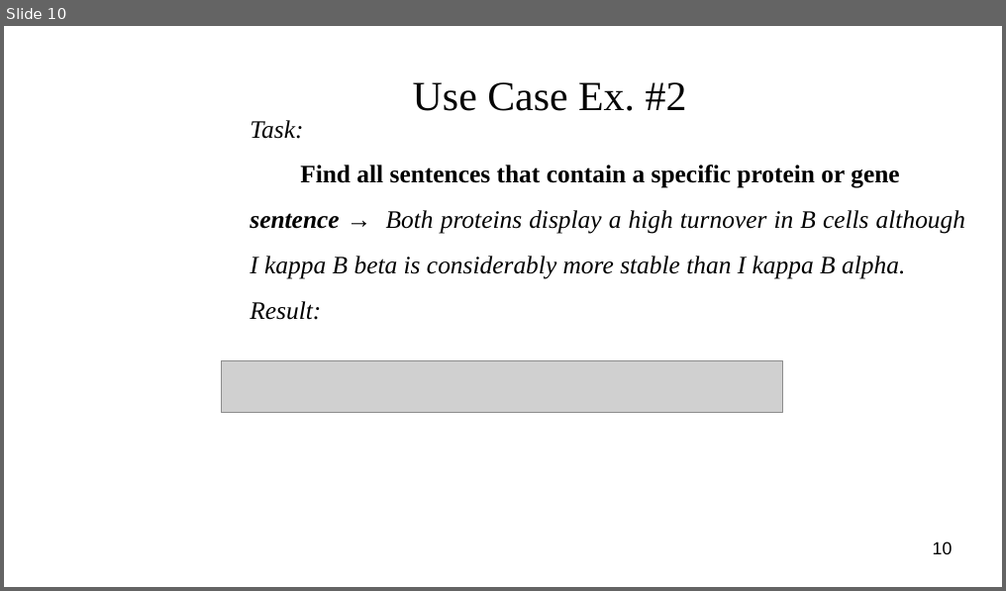
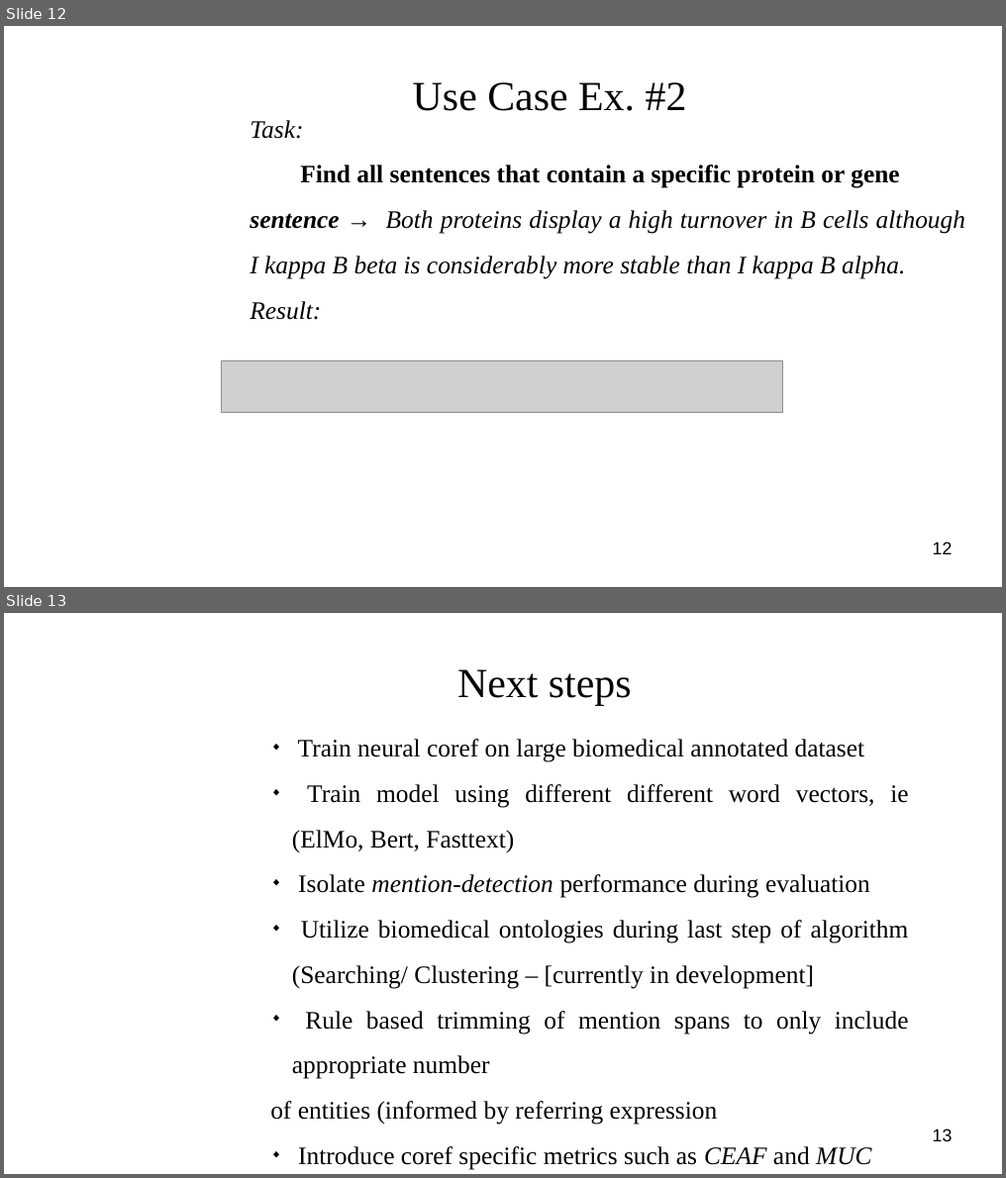
Before and after one commit to masonedmison/coref, a slide deck: documentation/presentation/cs710_presentation.odp. Shown one above the other, each under a label of ours: slide 10 before the commit, slides 12 and 13 after it. The pictures are 1006x591 and 1006x1178 pixels, drawn with LibreOffice and Linux fonts; fonts in the diff are those of the drawing; grey boxes stand for pictures; background and template pictures are left out. Boxes give left, top, right and bottom in pixels: in the first picture for what was removed or moved away, otherwise in the second. Text is boxed around its words. In the diff, an @@ line names an element or a change of style, - is before the commit and + after.

```diff
--- a/documentation/presentation/cs710_presentation.odp
+++ b/documentation/presentation/cs710_presentation.odp
@@ slide 13 added at [4,613,1002,1174], background picture (left out) @@
@@ title added at [457,669,632,705], 33 pt, text #050505 @@
+Next steps
@@ subtitle added at [270,739,909,1170], 20 pt, text #000000 @@
+◆ Train neural coref on large biomedical annotated dataset
+◆ Train model using different different word vectors, ie (ElMo, Bert, Fasttext)
+◆ Isolate mention-detection performance during evaluation
+◆ Utilize biomedical ontologies during last step of algorithm (Searching/ Clustering – [currently in development]
+◆ Rule based trimming of mention spans to only include appropriate number
+of entities (informed by referring expression
+◆ Introduce coref specific metrics such as CEAF and MUC
@@ page number added at [933,1129,952,1142], 14 pt, text #000000 @@
+13
@@ what was slide 10 is now slide 12 @@
@@ page number at [933,542,952,555]: text changed @@
-10
+12
```
Also in this commit, not shown: 4 slides changed, 3 other slides added, 23 other files.
